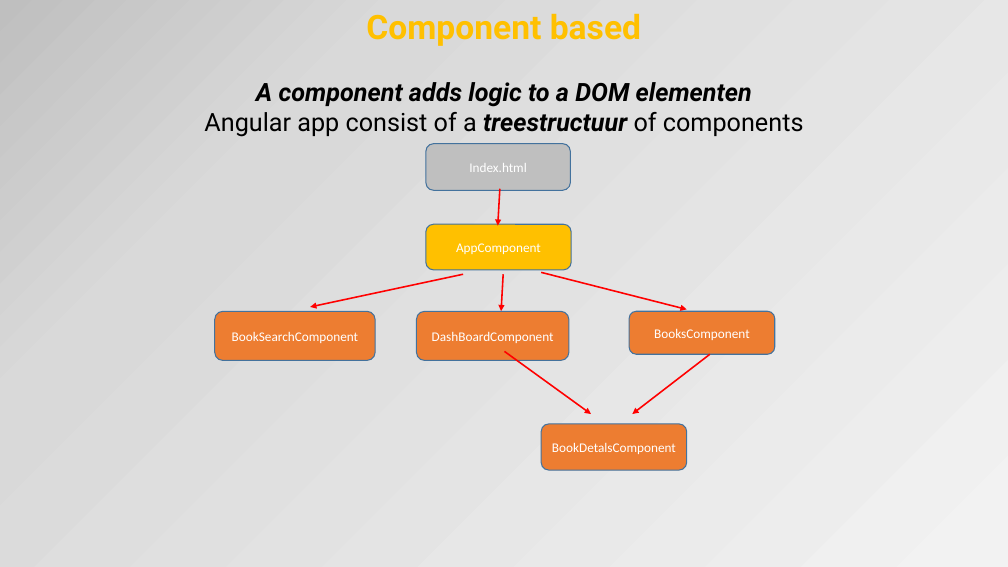
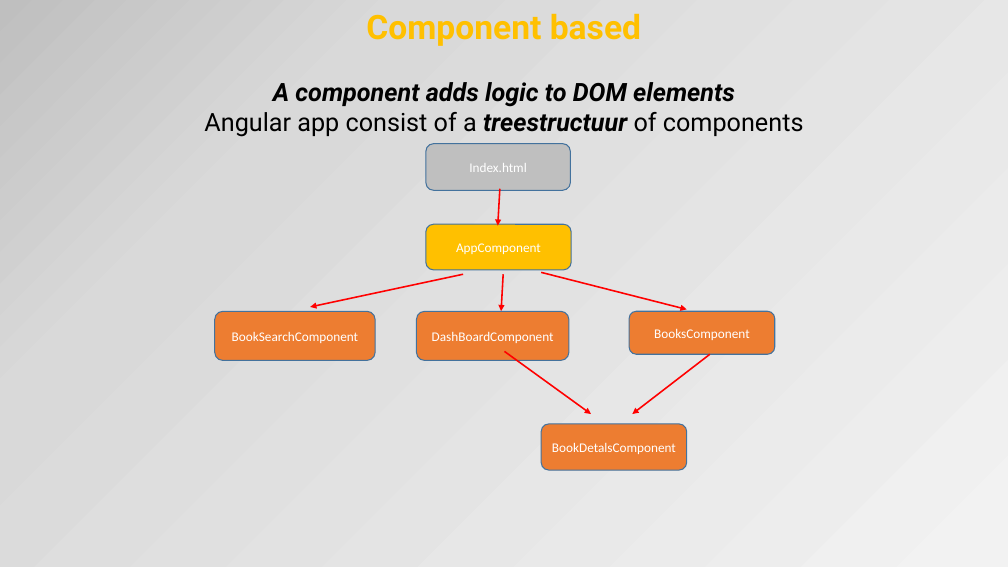
Before and after one commit to petereijgermans11/workshop-reactjs-angular, a slide deck: slide 5 of Angular2.pptx. Drawn at 1008x567 pixels with LibreOffice and Linux fonts; fonts in the diff are those of the drawing. Boxes give left, top, right and bottom in pixels: in the first picture for what was removed or moved away, otherwise in the second. Text is boxed around its words. In the diff, an @@ line names an element or a change of style, - is before the commit and + after.

```diff
--- a/Angular2.pptx
+++ b/Angular2.pptx
@@ title at bbox=[204, 13, 804, 137]: text changed; italic off @@
-Component based
-A component adds logic to a DOM elementen
-Angular app consist of a treestructuur of components
+Component based
+A component adds logic to DOM elements
+Angular app consist of a treestructuur of components
```
Also in this commit, not shown: 5 other slides changed, 1 other file.
